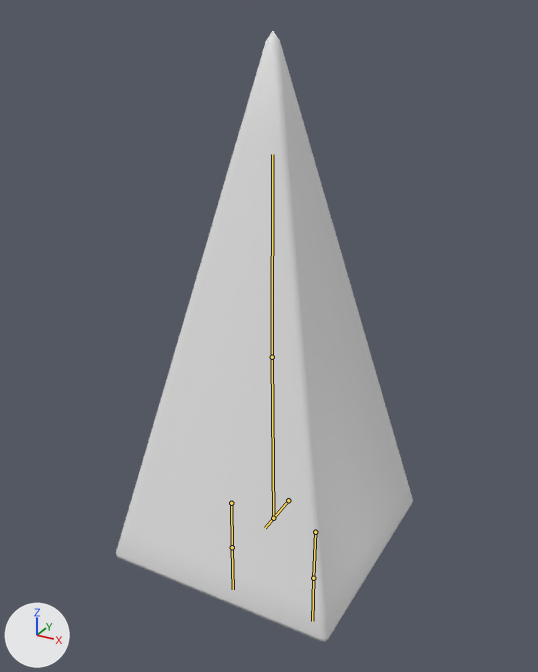
The FBX model Assets/Visual/Models/Character Models/Shapie_Cone.fbx, before and after one commit.
Camera for both pictures: a camera (50 mm lens) standing at (0.521, -0.958, 1.032) and looking at (-0.014, 0.014, 0.547). The axes (+X, +Y, +Z) are drawn at lower left. The lights are the same throughout. The bones that bend it are drawn over the model as lines.
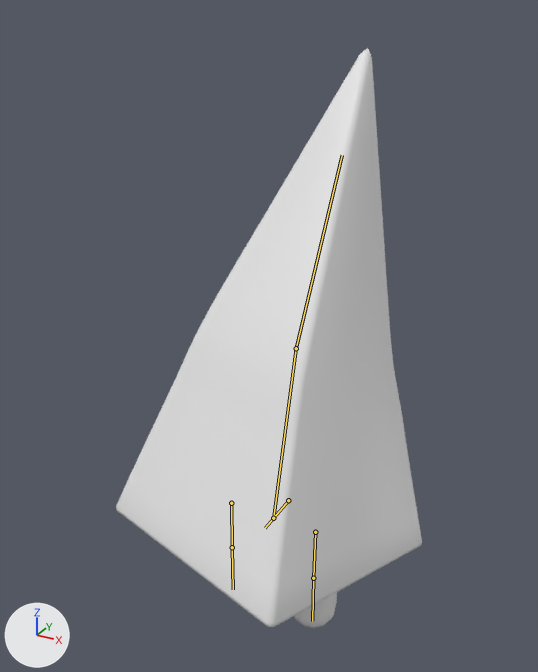
The newer file adds an action. The first version stands in its rest pose; the second is drawn at frame 64 of the action 'metarig|Look Up & Around'.

Changed parts and their boxes (x1, y1, x2, y2) in the pictures (538 x 672 px):
'Cone.001', posed: before (116, 31, 413, 642); after (116, 48, 422, 627)
bone 'spine.001', root to tip: before (273, 518) to (272, 357); after (273, 518) to (296, 348)
bone 'spine.002', root to tip: before (272, 357) to (272, 154); after (296, 348) to (342, 155)

The change, as a diff of the scene's bpy script:
```diff
--- a/Assets/Visual/Models/Character Models/Shapie_Cone.fbx.py
+++ b/Assets/Visual/Models/Character Models/Shapie_Cone.fbx.py
@@ bone_spine_001 @@
 bone_spine_001 = bpy.data.objects['metarig'].pose.bones['spine.001']  # child of 'spine'
-bone_spine_001.rotation_quaternion = (1.0, 0.0, 0.0, 0.0)  # degrees (0, 0, 0)
+bone_spine_001.rotation_quaternion = (0.985, -0.09, -0.144, -0.01)  # degrees (-10, -17, 0)
@@ bone_spine_002 @@
 bone_spine_002 = bpy.data.objects['metarig'].pose.bones['spine.002']  # child of 'spine.001'
-bone_spine_002.rotation_quaternion = (1.0, 0.0, 0.0, 0.0)  # degrees (0, 0, 0)
+bone_spine_002.rotation_quaternion = (0.998, -0.066, 0.0, 0.0)  # degrees (-8, 0, 0)
```
